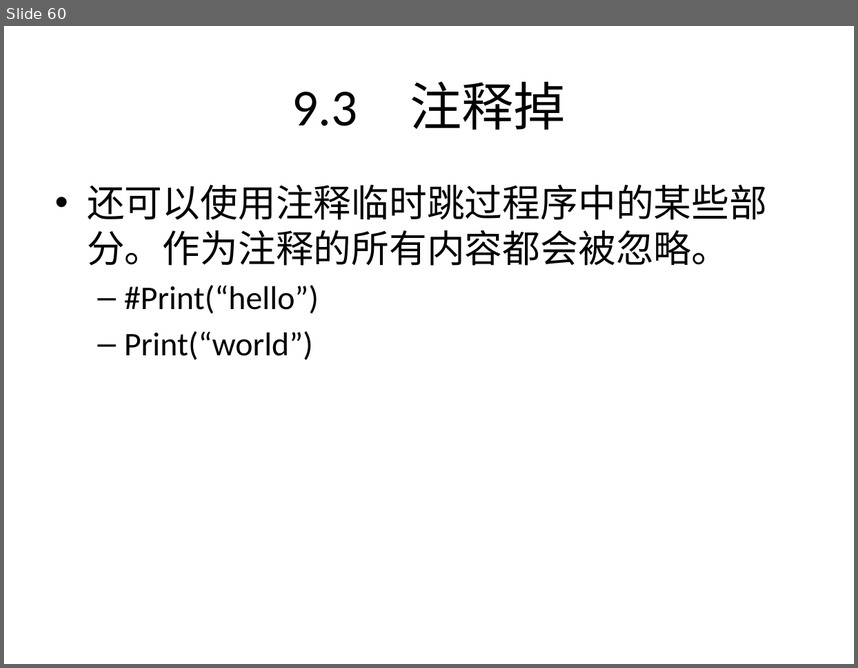
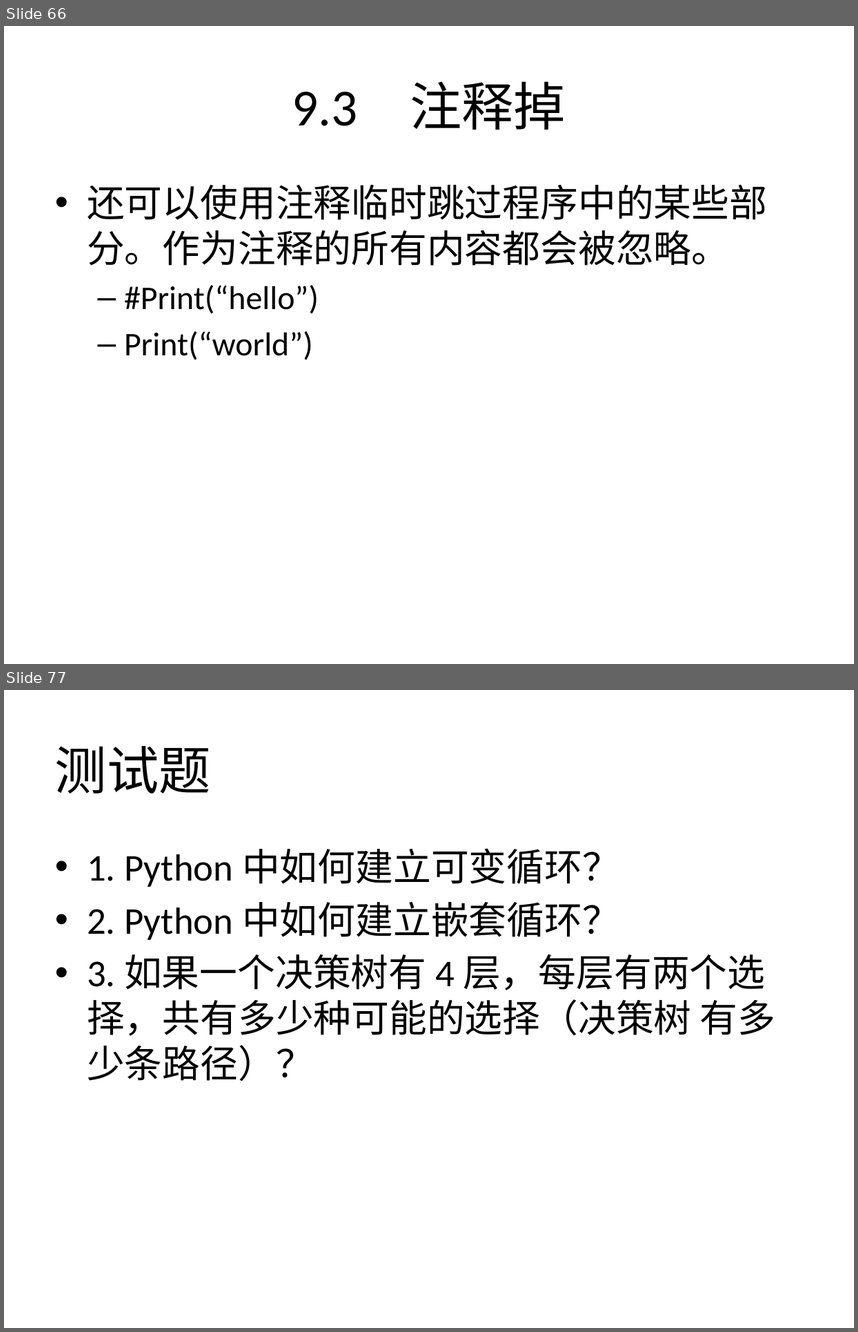
Before and after one commit to zhinan18/Python3, a slide deck: readme/Python3.pptx. Shown one above the other, each under a label of ours: slide 60 before the commit, slides 66 and 77 after it; the slides between them are not shown. The pictures are 858x668 and 858x1332 pixels, drawn with LibreOffice and Linux fonts; fonts in the diff are those of the drawing. Boxes give left, top, right and bottom in pixels: in the first picture for what was removed or moved away, otherwise in the second. Text is boxed around its words. In the diff, an @@ line names an element or a change of style, - is before the commit and + after.

```diff
--- a/readme/Python3.pptx
+++ b/readme/Python3.pptx
@@ slide 77 added at box(4, 690, 854, 1328), background #FFFFFF @@
@@ title added at box(55, 746, 211, 793), 44 pt, text #000000 @@
+测试题
@@ text added at box(87, 848, 776, 1081), 32 pt, text #000000 @@
+• 1. Python 中如何建立可变循环？
+• 2. Python 中如何建立嵌套循环？
+• 3. 如果一个决策树有 4 层，每层有两个选择，共有多少种可能的选择（决策树 有多少条路径）？
@@ what was slide 60 is now slide 66 @@
```
Also in this commit, not shown: 1 slide changed, 16 other slides added, 10 other files.
